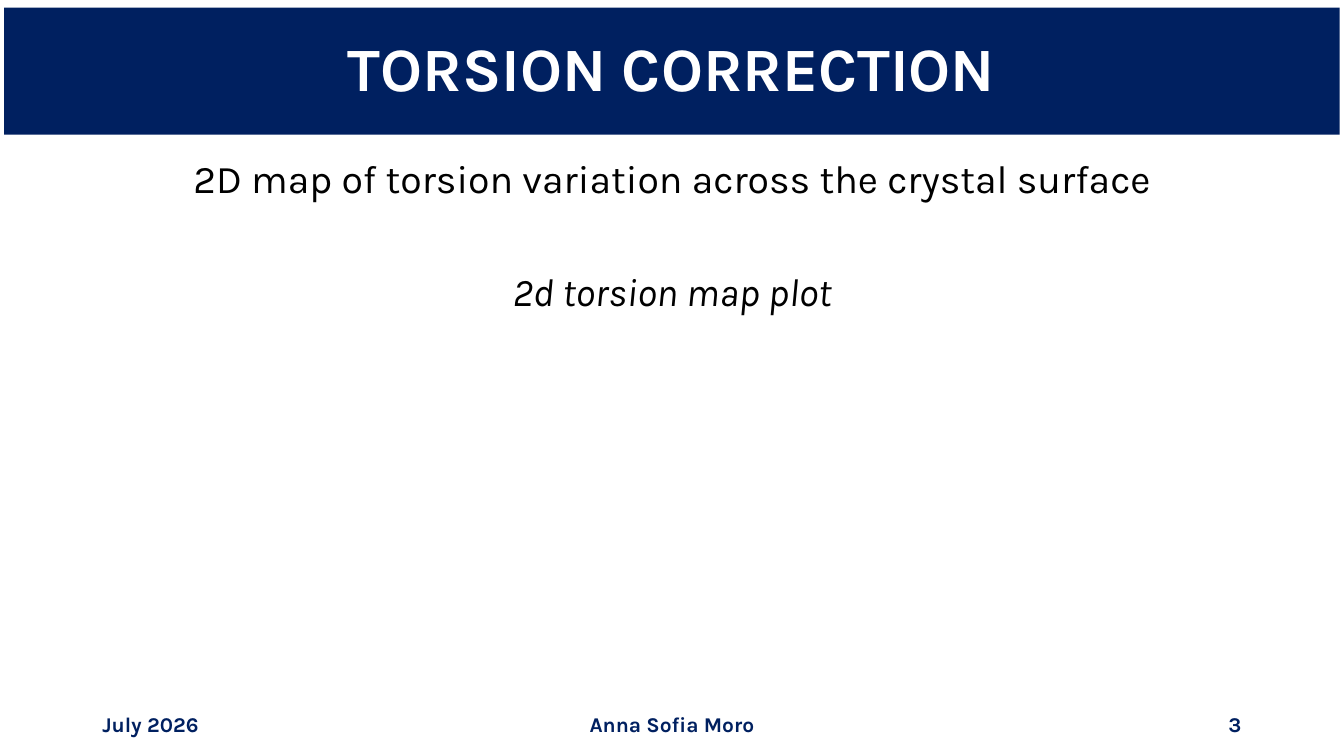
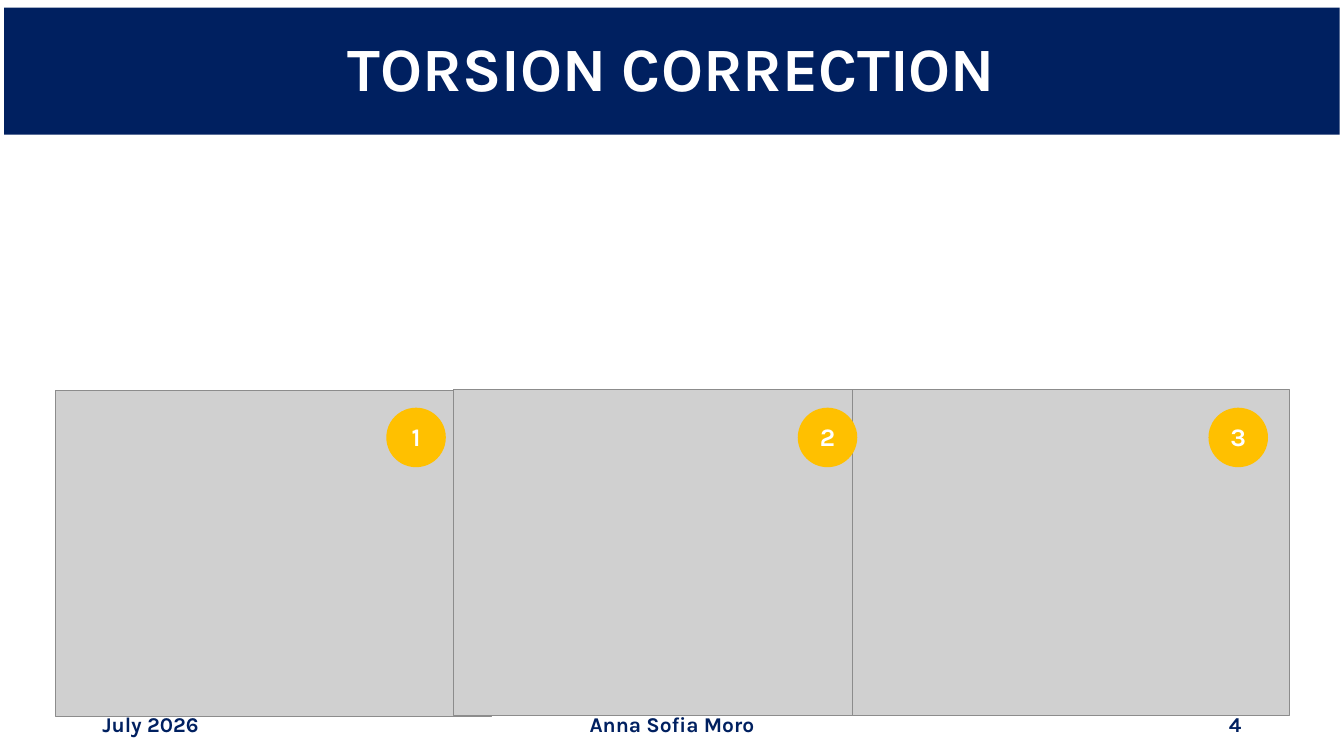
Before and after one commit to annaasofia/tesi, a slide deck: slide 4 of slides/week3.pptx (slide 3 before the commit). Drawn at 1344x756 pixels with LibreOffice and Linux fonts; fonts in the diff are those of the drawing; grey boxes stand for pictures. Boxes give left, top, right and bottom in pixels: in the first picture for what was removed or moved away, otherwise in the second. Text is boxed around its words. In the diff, an @@ line names an element or a change of style, - is before the commit and + after.

```diff
--- a/slides/week3.pptx
+++ b/slides/week3.pptx
@@ text removed at [193,166,1151,316] @@
-2D map of torsion variation across the crystal surface
-2d torsion map plot
@@ picture added at [55,390,492,717] @@
@@ ellipse added at [386,408,446,468], fill #FFC000, 18 pt, text #FFFFFF, bold @@
+1
@@ picture added at [454,390,890,717] @@
@@ ellipse added at [798,408,857,468], fill #FFC000, 18 pt, text #FFFFFF, bold @@
+2
@@ picture added at [853,390,1290,717] @@
@@ ellipse added at [1209,408,1268,468], fill #FFC000, 18 pt, text #FFFFFF, bold @@
+3
@@ page number at [1229,713,1241,732]: text changed @@
-3
+4
```
Also in this commit, not shown: 2 other slides changed, 1 other file.
